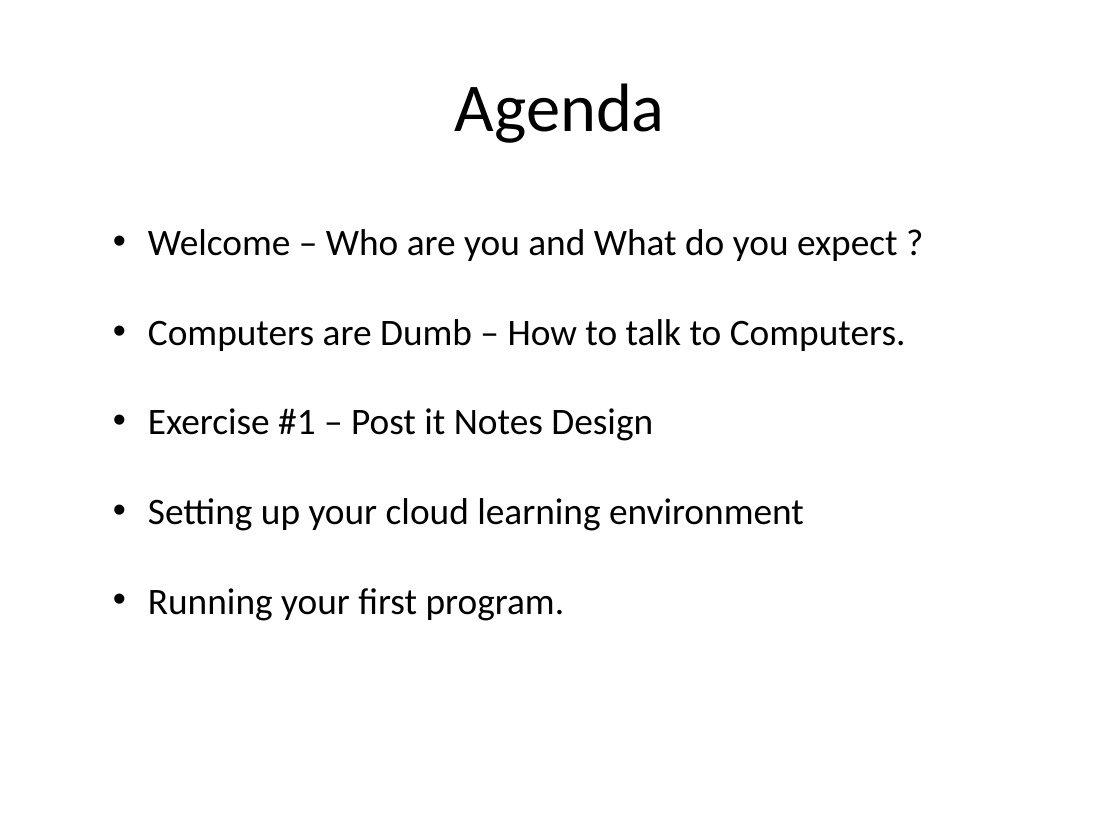
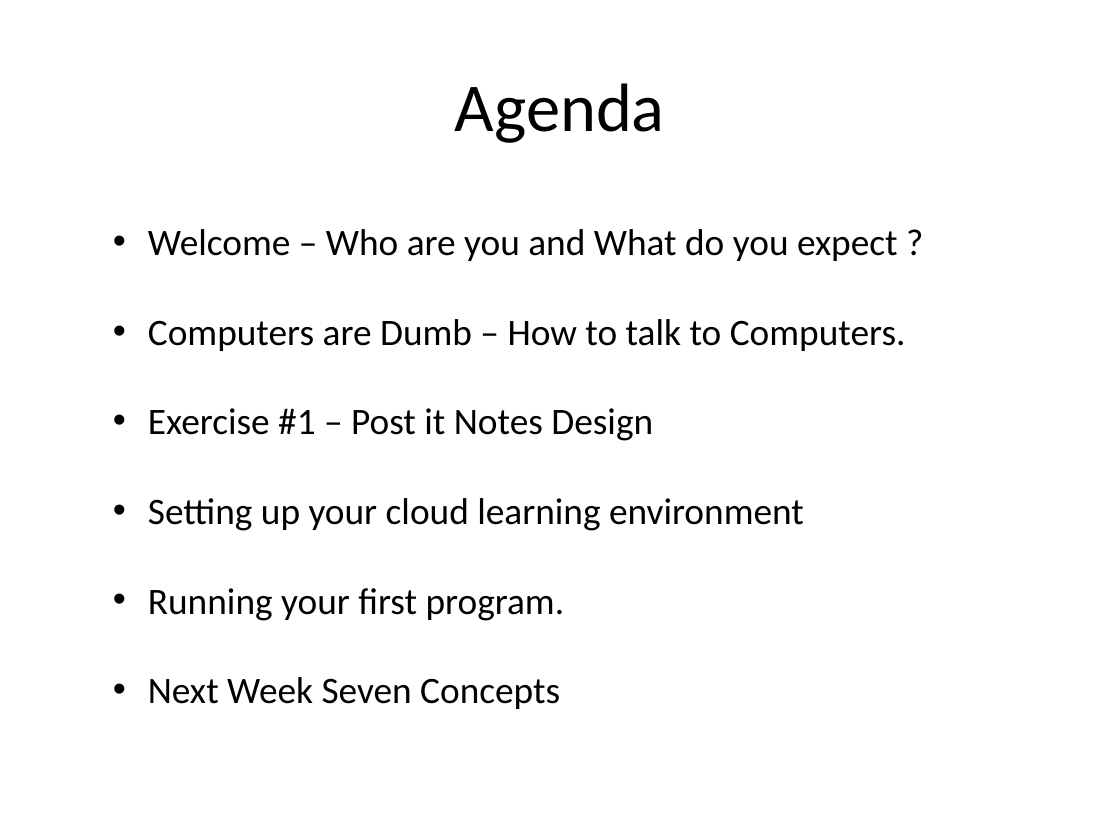
Before and after one commit to mohonaj/pythonintro, a slide deck: slide 2 of class01/LearnToCodeForWomenClass01.pptx. Drawn at 1120x840 pixels with LibreOffice and Linux fonts; fonts in the diff are those of the drawing. Boxes give left, top, right and bottom in pixels: in the first picture for what was removed or moved away, otherwise in the second. Text is boxed around its words. In the diff, an @@ line names an element or a change of style, - is before the commit and + after.

```diff
--- a/class01/LearnToCodeForWomenClass01.pptx
+++ b/class01/LearnToCodeForWomenClass01.pptx
@@ text at box(148, 677, 560, 709): paragraph added @@
+• Next Week Seven Concepts
```
Also in this commit, not shown: 4 slides added, 1 other file.
